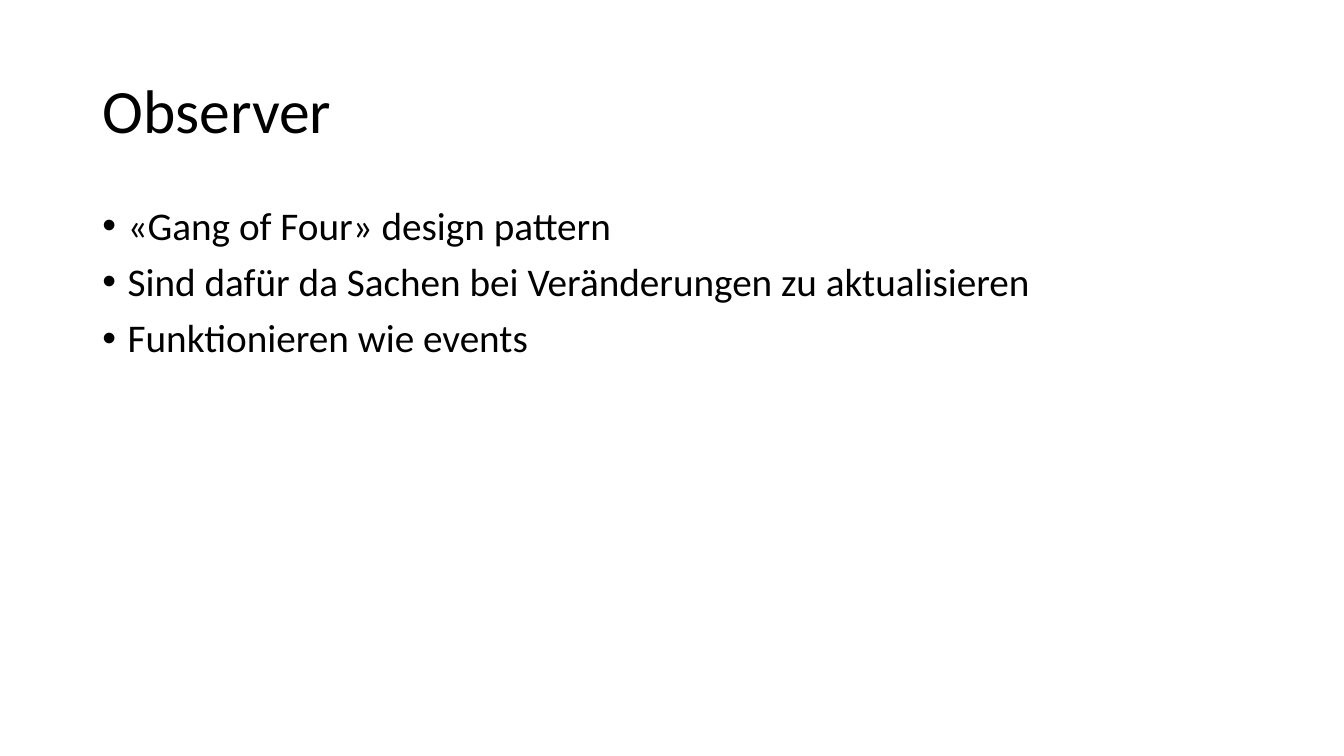
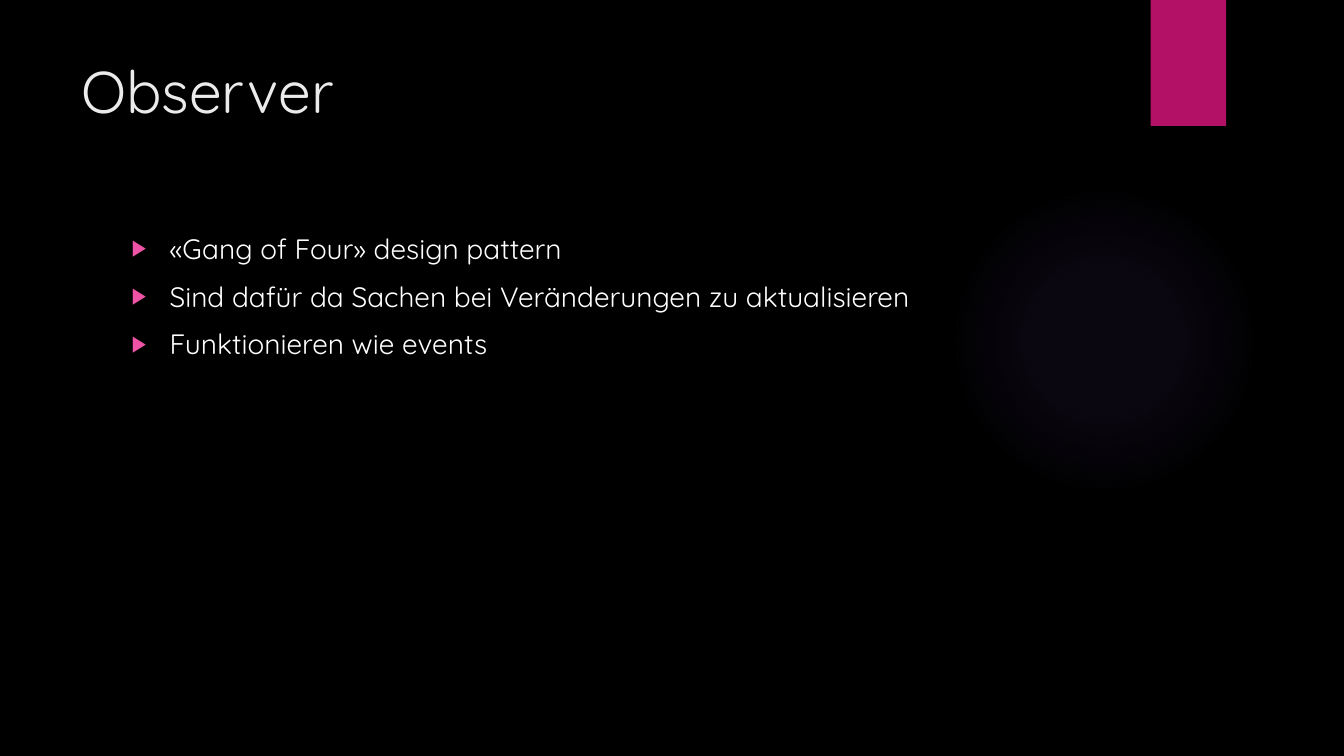
Before and after one commit to Kuraikari/M326, a slide deck: slide 9 of m326.pptx (slide 4 before the commit). Drawn at 1344x756 pixels with LibreOffice and Linux fonts; fonts in the diff are those of the drawing; background and template pictures are left out. Boxes give left, top, right and bottom in pixels: in the first picture for what was removed or moved away, otherwise in the second. Text is boxed around its words. In the diff, an @@ line names an element or a change of style, - is before the commit and + after.

```diff
--- a/m326.pptx
+++ b/m326.pptx
@@ background #FFFFFF to picture (left out) @@
@@ rectangle added at (1150,0,1226,126), fill #B31166 @@
@@ title "Observer": place and size @@
-title "Observer" at (102,90,331,134)
+title "Observer" at (81,69,333,114)
@@ title "Observer" at (81,69,333,114): size 44 to 42 pt, font Calibri to Quicksand, text colour #000000 to #EBEBEB; line spacing 0.9 to 1; vertical alignment middle to top @@
@@ ellipse added at (949,185,1259,495), fill gradient #9B6BF2 @@
@@ text "«Gang of Four» design pattern": place and size @@
-text "«Gang of Four» design pattern" at (128,212,1030,353)
+text "«Gang of Four» design pattern" at (170,238,909,355)
@@ text "«Gang of Four» design pattern" at (170,238,909,355): size 28 to 20 pt, font Calibri to Quicksand, text colour #000000 to #FFFFFF; bullet • to ▶; line spacing 0.9 to 1 @@
```
Also in this commit, not shown: 4 other slides changed, 10 slides added, 1 slide removed.
